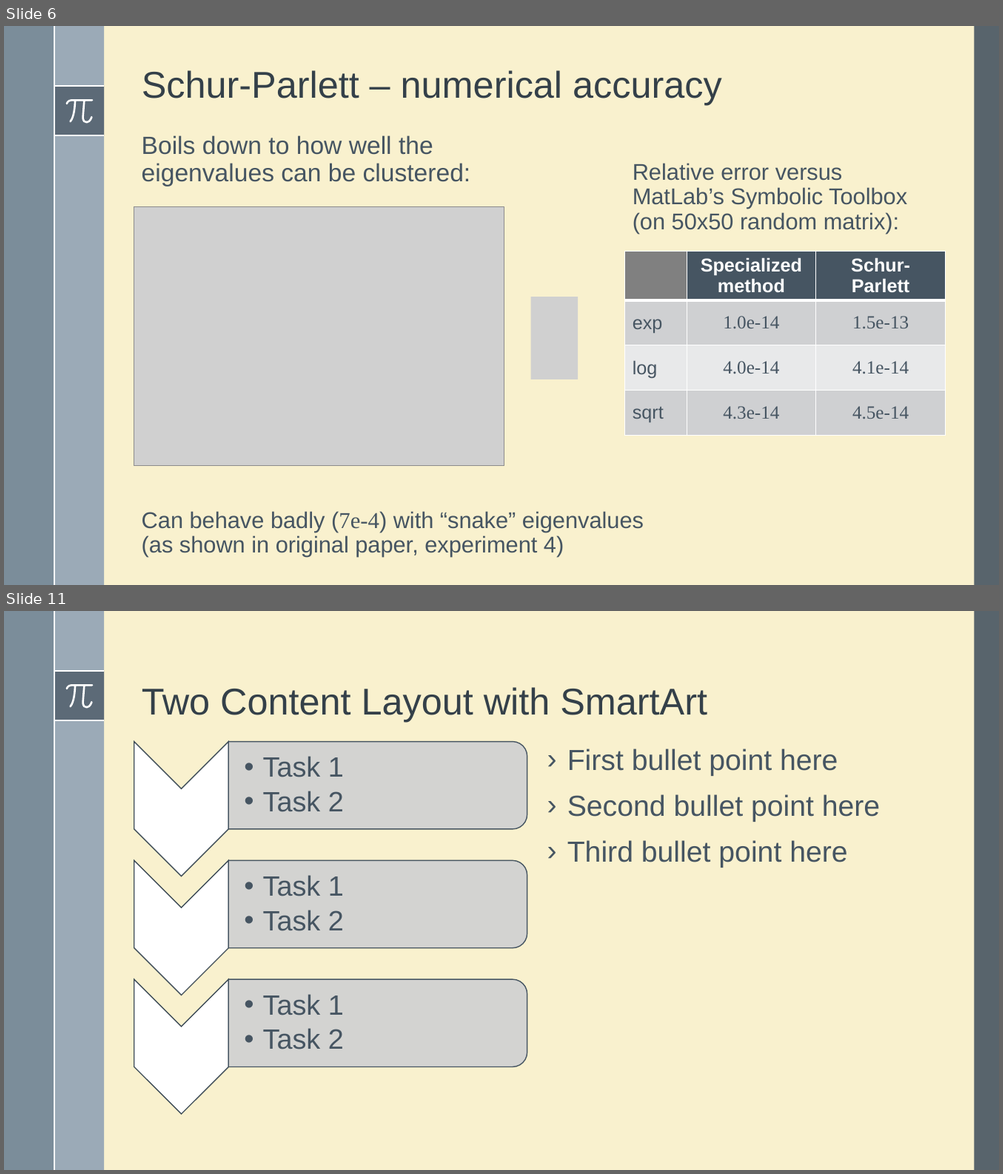
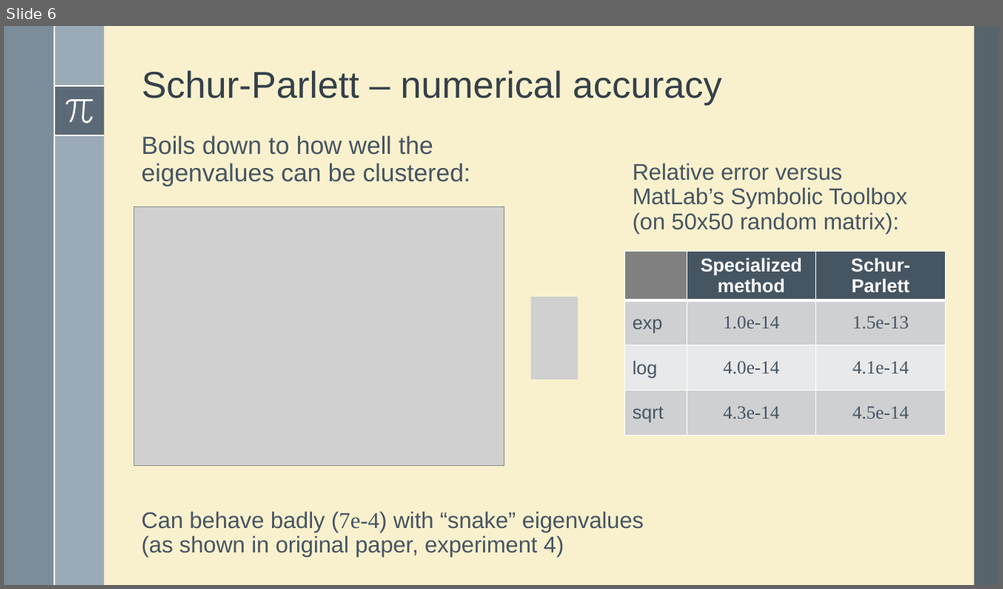
Before and after one commit to robzan8/MatFun.jl, a slide deck: docs/slides pd2ggaln/MatFun.pptx. Shown one above the other, each under a label of ours: slides 6 and 11 before the commit, slide 6 after it; the slides between them are not shown. The pictures are 1003x1174 and 1003x589 pixels, drawn with LibreOffice and Linux fonts; fonts in the diff are those of the drawing; grey boxes stand for pictures. Boxes give left, top, right and bottom in pixels: in the first picture for what was removed or moved away, otherwise in the second. Text is boxed around its words. In the diff, an @@ line names an element or a change of style, - is before the commit and + after.

```diff
--- a/docs/slides pd2ggaln/MatFun.pptx
+++ b/docs/slides pd2ggaln/MatFun.pptx
@@ slide 11 removed at [4,611,999,1170], background #F9F1CE; not listed: 8 template elements that a slide beside it also shows @@
@@ title removed at [142,687,707,722] @@
-Two Content Layout with SmartArt
@@ text removed at [567,749,879,868] @@
-› First bullet point here
-› Second bullet point here
-› Third bullet point here
@@ group removed at [134,741,526,1114]: 3 chevrons, 3 round same rects, 3 texts @@
-  •• Task 1
-  •• Task 2
-  •• Task 1
-  •• Task 2
-  •• Task 1
-  •• Task 2
```
Also in this commit, not shown: 3 slides changed, 7 slides added, 3 other slides removed, 12 other files.
